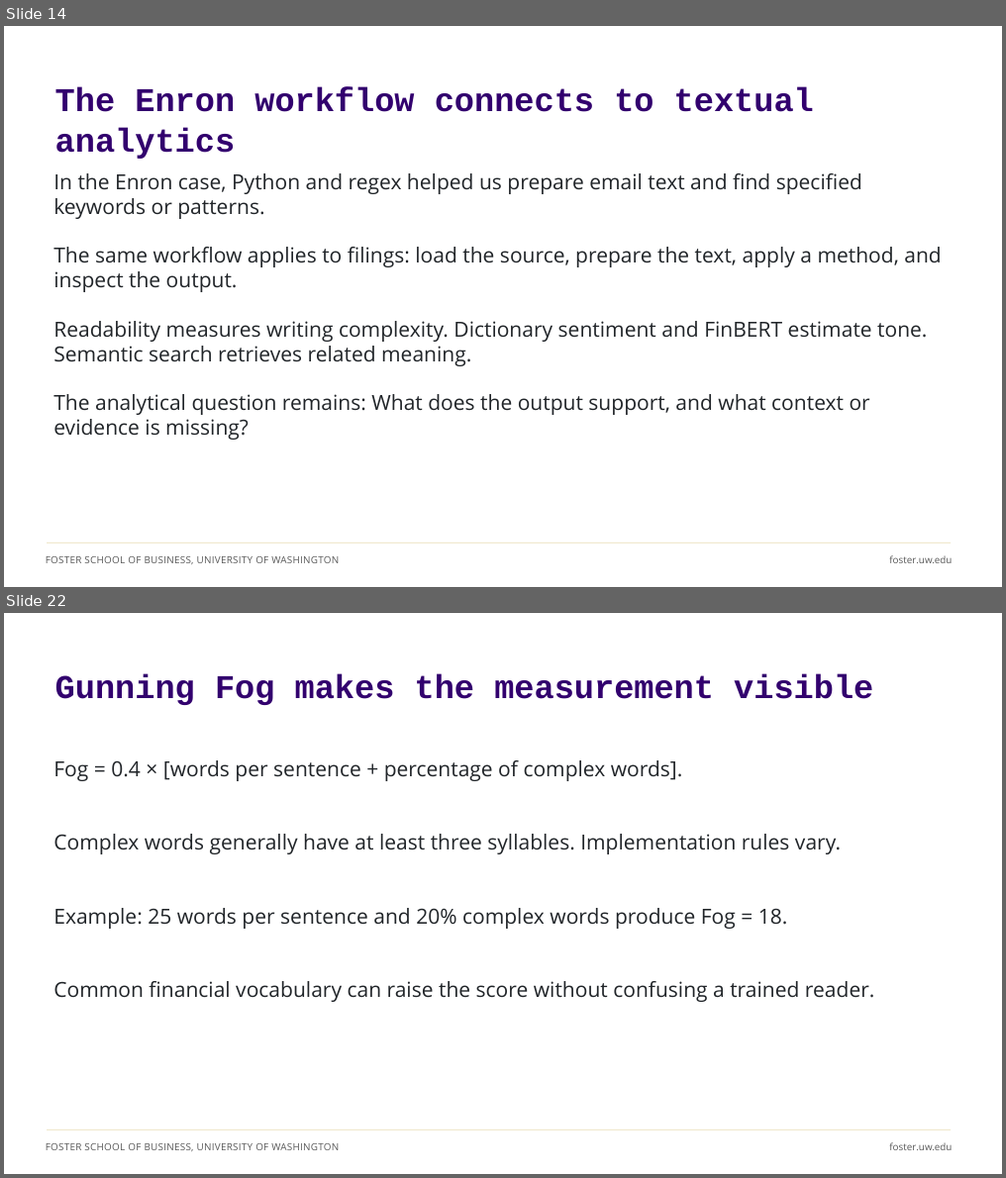
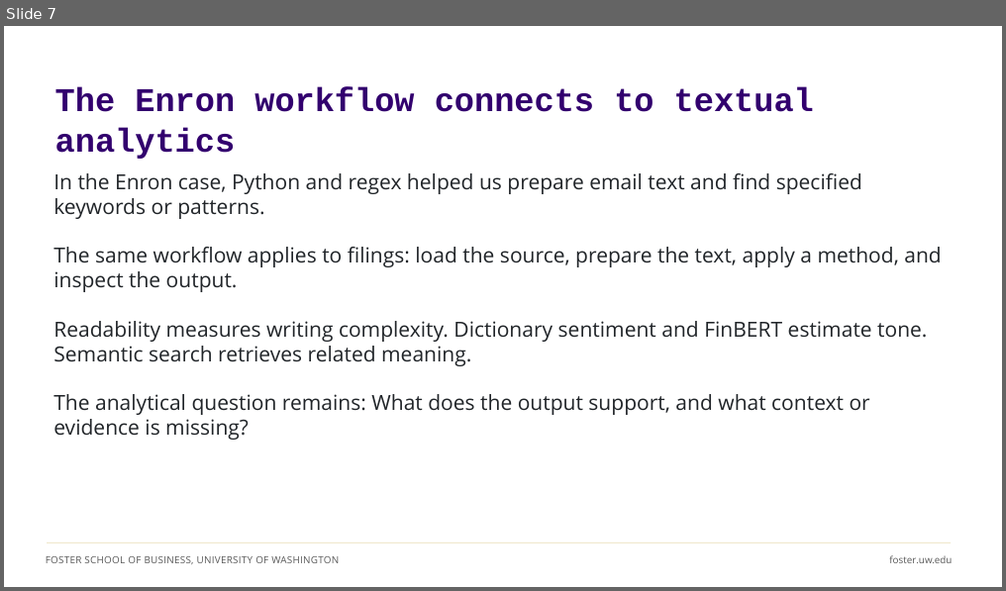
Before and after one commit to ashercurtis/slides.io, a slide deck: ACCTG522/ACCTG522Class08_2026.pptx. Shown one above the other, each under a label of ours: slides 14 and 22 before the commit, slide 7 after it; the slides between them are not shown. The pictures are 1006x1178 and 1006x591 pixels, drawn with LibreOffice and Linux fonts; fonts in the diff are those of the drawing. Boxes give left, top, right and bottom in pixels: in the first picture for what was removed or moved away, otherwise in the second. Text is boxed around its words. In the diff, an @@ line names an element or a change of style, - is before the commit and + after.

```diff
--- a/ACCTG522/ACCTG522Class08_2026.pptx
+++ b/ACCTG522/ACCTG522Class08_2026.pptx
@@ slide 22 removed at box(4, 613, 1002, 1174), background #FFFFFF; not listed: 3 template elements that a slide beside it also shows @@
@@ text removed at box(55, 674, 873, 705) @@
-Gunning Fog makes the measurement visible
@@ text removed at box(54, 761, 683, 781) @@
-Fog = 0.4 × [words per sentence + percentage of complex words].
@@ text removed at box(54, 834, 841, 855) @@
-Complex words generally have at least three syllables. Implementation rules vary.
@@ text removed at box(54, 908, 788, 929) @@
-Example: 25 words per sentence and 20% complex words produce Fog = 18.
@@ text removed at box(54, 981, 875, 1002) @@
-Common financial vocabulary can raise the score without confusing a trained reader.
@@ what was slide 14 is now slide 7 @@
```
Also in this commit, not shown: 5 slides changed, 8 slides added, 26 other slides removed.
